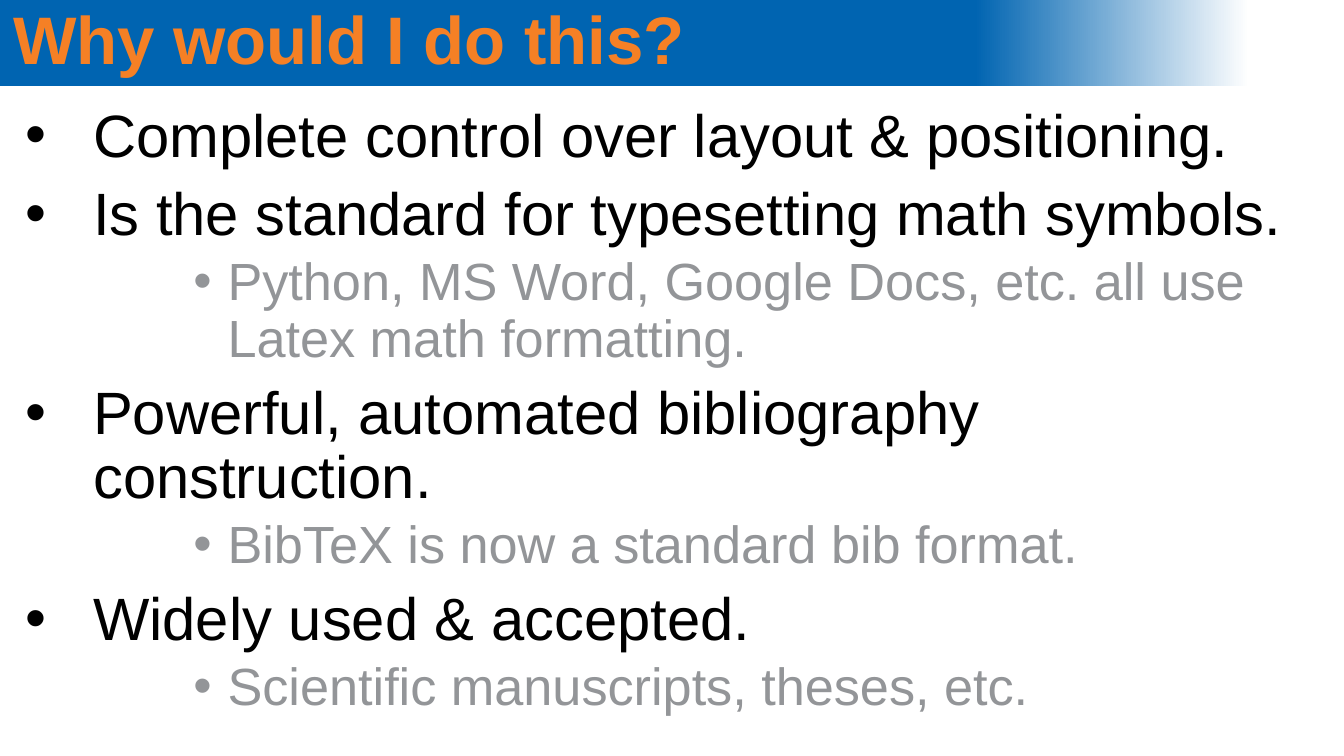
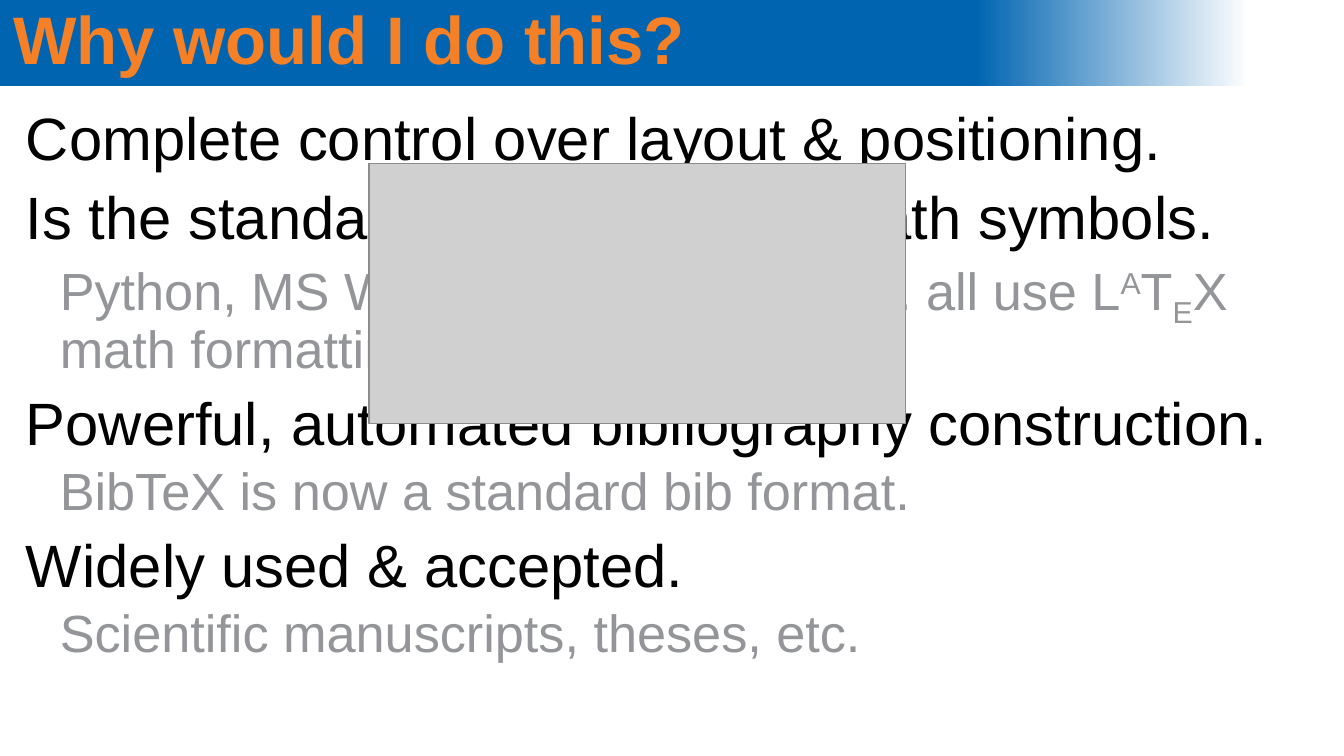
Before and after one commit to spacecataz/sciprog_teaching, a slide deck: slide 6 of LaTeX/latex_intro.pptx. Drawn at 1344x756 pixels with LibreOffice and Linux fonts; fonts in the diff are those of the drawing; grey boxes stand for pictures; background and template pictures are left out. Boxes give left, top, right and bottom in pixels: in the first picture for what was removed or moved away, otherwise in the second. Text is boxed around its words. In the diff, an @@ line names an element or a change of style, - is before the commit and + after.

```diff
--- a/LaTeX/latex_intro.pptx
+++ b/LaTeX/latex_intro.pptx
@@ text at [26, 116, 1267, 662]: bullet • to none @@
@@ picture added at [370, 164, 906, 423] @@
@@ text at [60, 268, 1077, 378]: text changed @@
-  • Python, MS Word, Google Docs, etc. all use Latex math formatting.
+  Python, MS Word, Google Docs, etc. all use LATEX math formatting.
```
Also in this commit, not shown: 1 other slide changed, 2 slides added.
